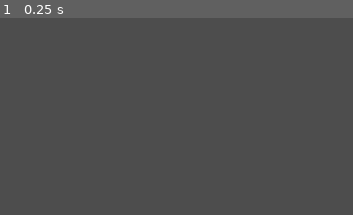
Above: before the commit, frame 1.
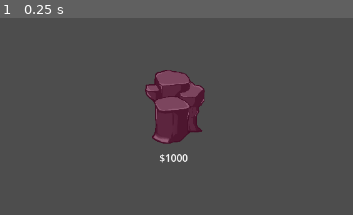
Above: after the commit, the same moment.

Repository: xtr3m3nerd/mini-jam-153-magnet-fishing
Game: Godot game, scene res://scenes/testing/test_shop.tscn
Two runs of this game, one before a commit and one after it. Both use one fixed random seed, a clock stepped at 60 frames per second and the inputs below. The project has no main scene, so this scene is started directly. The engine's default icon, where the game draws it, is replaced by a stand-in: a white triangle on a blue panel in a dark square.
Inputs:
- Up to frame 1 (0.25 s): no input
The pictures show only the part of the screen within x 0-50%, y 23-73%; the shares and areas given below are measured in that part.

The runs differ from the first frame. In frame 1, 4.6% of the frame differs, in the area x 41-59%, y 26-74%.

Commit message:
display item base

Diff:
--- /dev/null
+++ b/scenes/prefabs/display_item.tscn
@@ -0,0 +1,24 @@
+[gd_scene load_steps=2 format=3 uid="uid://bwwhipiacpd5i"]
+
+[ext_resource type="Texture2D" uid="uid://c1ojmy6qm13o6" path="res://assets/images/rock_purple.png" id="1_xkcnh"]
+
+[node name="DisplayItem" type="Node2D"]
+position = Vector2(295, 294)
+
+[node name="Sprite2D" type="Sprite2D" parent="."]
+scale = Vector2(0.249074, 0.227778)
+texture = ExtResource("1_xkcnh")
+
+[node name="RichTextLabel" type="RichTextLabel" parent="."]
+clip_contents = false
+anchors_preset = 5
+anchor_left = 0.5
+anchor_right = 0.5
+offset_left = -48.0
+offset_top = 70.0
+offset_right = 47.0
+offset_bottom = 93.0
+grow_horizontal = 2
+bbcode_enabled = true
+text = "[center]$1000[/center]"
+tab_size = 3
--- a/scenes/prefabs/player.gd
+++ b/scenes/prefabs/player.gd
@@ -1,6 +1,4 @@
 extends Node2D
-
-
 
 # Called when the node enters the scene tree for the first time.
 func _ready():
--- a/scenes/prefabs/player_inventory.gd
+++ b/scenes/prefabs/player_inventory.gd
@@ -2,9 +2,9 @@
 
 var gold : int = 0
 
-
 # Called when the node enters the scene tree for the first time.
 func _ready():
+
 	pass # Replace with function body.
 
 
--- a/scenes/testing/test_shop.tscn
+++ b/scenes/testing/test_shop.tscn
@@ -1,8 +1,9 @@
-[gd_scene load_steps=4 format=3 uid="uid://h0e86e3416os"]
+[gd_scene load_steps=5 format=3 uid="uid://h0e86e3416os"]
 
 [ext_resource type="Script" path="res://scenes/prefabs/player.gd" id="1_3gmtx"]
 [ext_resource type="Texture2D" uid="uid://catog4cl4ltxq" path="res://icon.svg" id="1_6et8l"]
 [ext_resource type="Script" path="res://scenes/prefabs/player_inventory.gd" id="2_p0a6l"]
+[ext_resource type="PackedScene" uid="uid://bwwhipiacpd5i" path="res://scenes/prefabs/display_item.tscn" id="4_yibra"]
 
 [node name="TestShop" type="Node2D"]
 
@@ -29,3 +30,5 @@
 [node name="Sprite2D" type="Sprite2D" parent="Player"]
 position = Vector2(1073, 563)
 texture = ExtResource("1_6et8l")
+
+[node name="DisplayItem" parent="." instance=ExtResource("4_yibra")]
